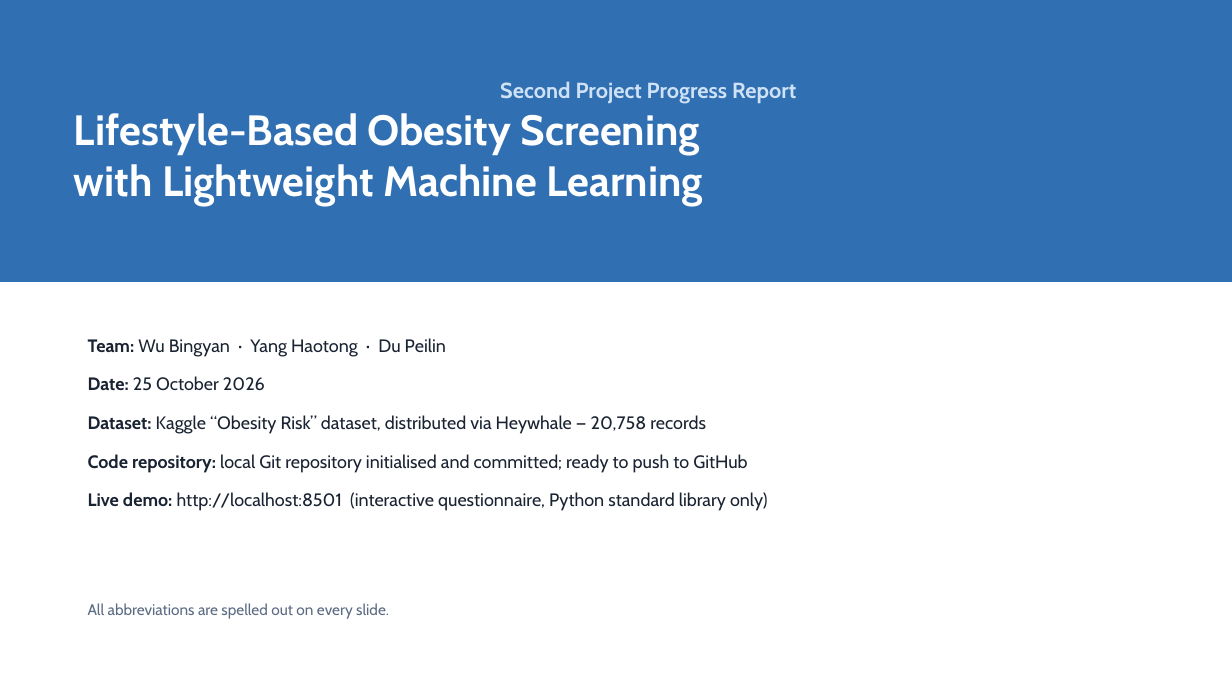
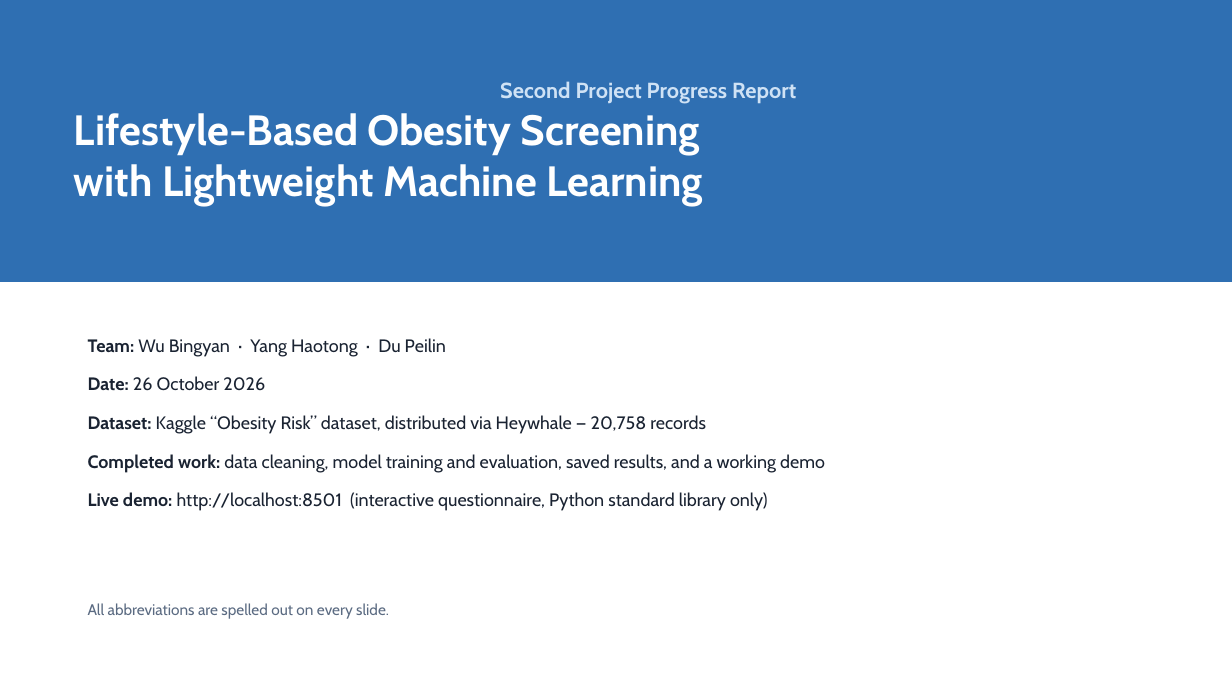
Before and after one commit to yhtt615/obesity-screening, a slide deck: slide 1 of outputs/Second_Progress_Report.pptx. Drawn at 1232x693 pixels with LibreOffice and Linux fonts; fonts in the diff are those of the drawing. Boxes give left, top, right and bottom in pixels: in the first picture for what was removed or moved away, otherwise in the second. Text is boxed around its words. In the diff, an @@ line names an element or a change of style, - is before the commit and + after.

```diff
--- a/outputs/Second_Progress_Report.pptx
+++ b/outputs/Second_Progress_Report.pptx
@@ text at bbox=[88, 376, 265, 391]: text changed @@
-Date: 25 October 2026
+Date: 26 October 2026
@@ text at bbox=[88, 454, 825, 473]: text changed @@
-Code repository: local Git repository initialised and committed; ready to push to GitHub
+Completed work: data cleaning, model training and evaluation, saved results, and a working demo
```
Also in this commit, not shown: 4 other slides changed, 19 other files.
